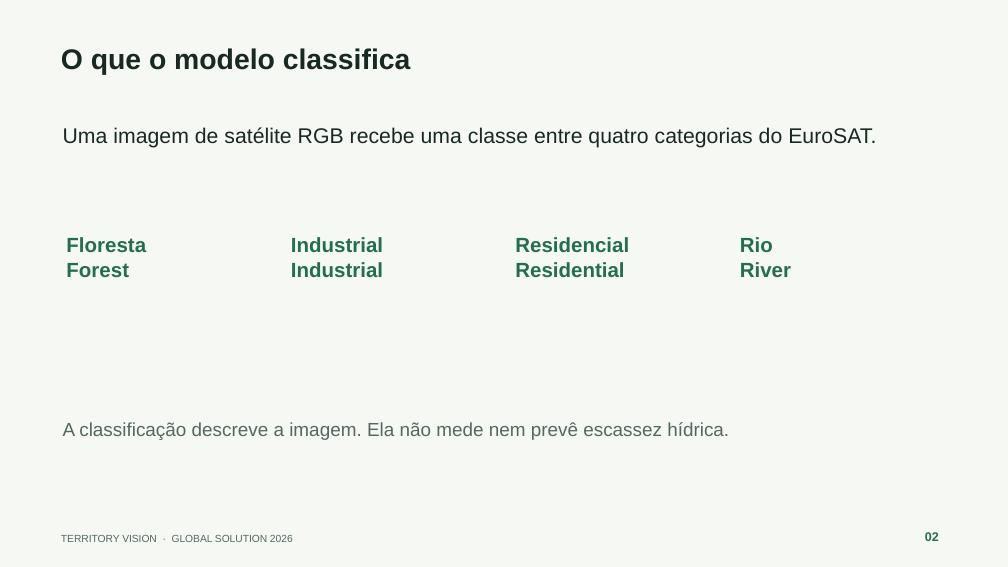
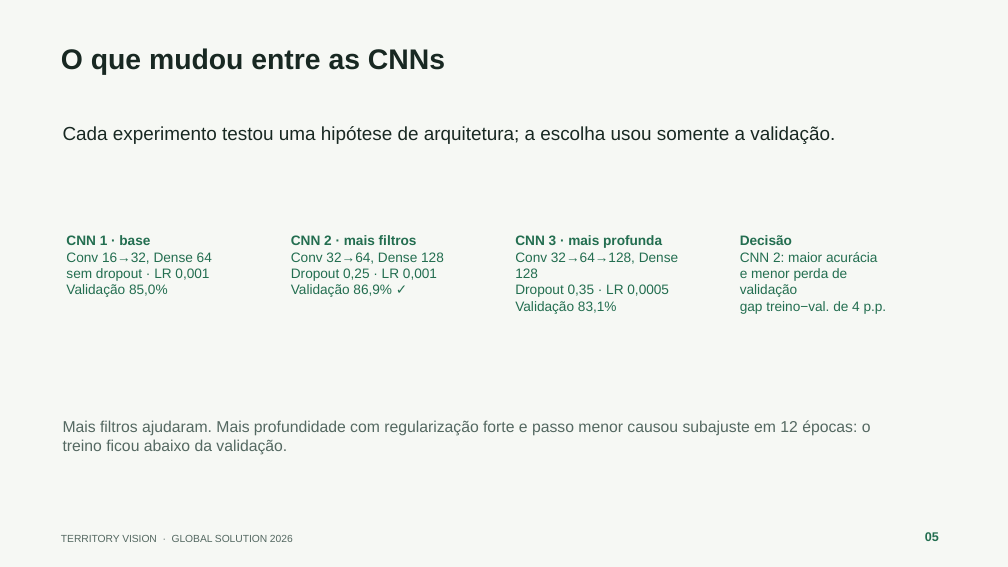
Before and after one commit to JoaoVictorAAbreu-Dev/gs-2026-cnn, a slide deck: slide 5 of docs/Territory_Vision_Apresentacao_Final.pptx (slide 2 before the commit). Drawn at 1008x567 pixels with LibreOffice and Linux fonts; fonts in the diff are those of the drawing. Boxes give left, top, right and bottom in pixels: in the first picture for what was removed or moved away, otherwise in the second. Text is boxed around its words. In the diff, an @@ line names an element or a change of style, - is before the commit and + after.

Commit message:
Completa notebook, slides e README da GS de CNN
- Exploração dos dados, arquitetura detalhada e contagem de parâmetros
- Comparação dos experimentos, matriz normalizada e análise crítica
- App com link público no Colab; CI de treino e teste do app

```diff
--- a/docs/Territory_Vision_Apresentacao_Final.pptx
+++ b/docs/Territory_Vision_Apresentacao_Final.pptx
@@ text at [61,48,445,75]: text changed @@
-O que o modelo classifica
+O que mudou entre as CNNs
@@ text at [63,126,835,144]: text changed; size 20.2 to 18 pt @@
-Uma imagem de satélite RGB recebe uma classe entre quatro categorias do EuroSAT.
+Cada experimento testou uma hipótese de arquitetura; a escolha usou somente a validação.
@@ text at [66,235,212,297]: text changed; size 19.5 to 13 pt; bold off @@
-Floresta
-Forest
+CNN 1 · base
+Conv 16→32, Dense 64
+sem dropout · LR 0,001
+Validação 85,0%
@@ text at [291,235,444,297]: text changed; size 19.5 to 13 pt; bold off @@
-Industrial
-Industrial
+CNN 2 · mais filtros
+Conv 32→64, Dense 128
+Dropout 0,25 · LR 0,001
+Validação 86,9% ✓
@@ text at [515,235,678,314]: text changed; size 19.5 to 13 pt; bold off @@
-Residencial
-Residential
+CNN 3 · mais profunda
+Conv 32→64→128, Dense 128
+Dropout 0,35 · LR 0,0005
+Validação 83,1%
@@ text at [740,235,887,314]: text changed; size 19.5 to 13 pt; bold off @@
-Rio
-River
+Decisão
+CNN 2: maior acurácia
+e menor perda de validação
+gap treino−val. de 4 p.p.
@@ text at [63,420,871,455]: text changed; size 18 to 15 pt @@
-A classificação descreve a imagem. Ela não mede nem prevê escassez hídrica.
+Mais filtros ajudaram. Mais profundidade com regularização forte e passo menor causou subajuste em 12 épocas: o treino ficou abaixo da validação.
@@ text at [925,532,939,541]: text changed @@
-02
+05
```
Also in this commit, not shown: 7 other slides changed, 6 other files.
